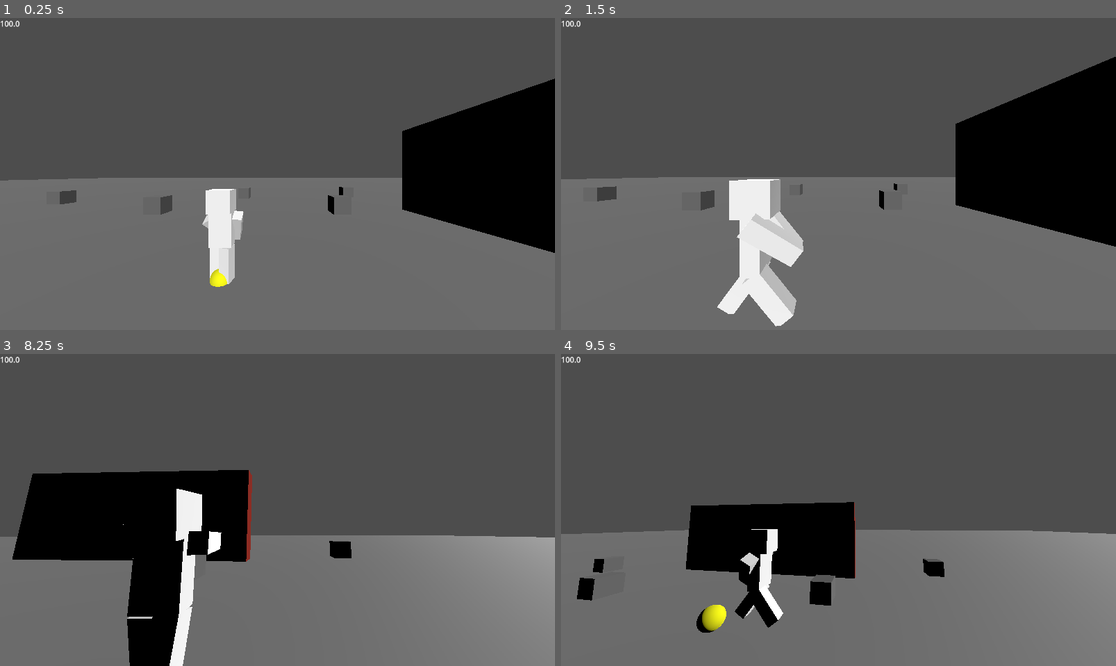
Above: before the commit, frames 1-4 (two rows, left to right).
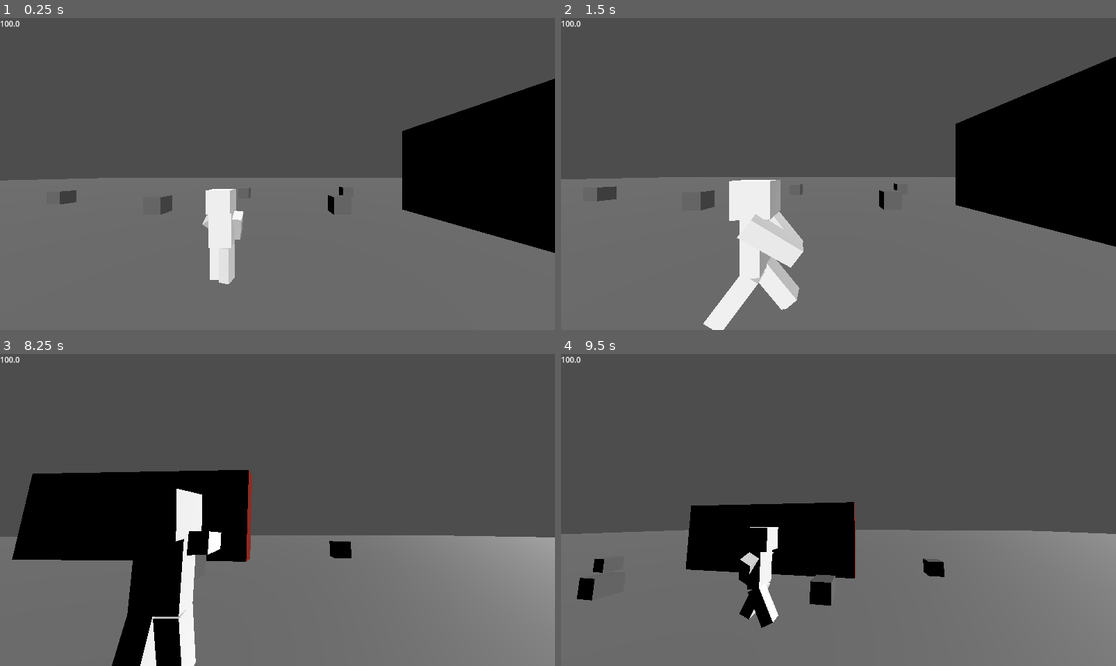
Above: after the commit, the same moments.

Repository: GustLSant/godot-game-componentes
Game: Godot game, scene res://Main.tscn
Two runs of this game, one before a commit and one after it. Both use one fixed random seed, a clock stepped at 60 frames per second and the inputs below.
Inputs (mouse positions are in pixels of both pictures, inside the frame that each line leads up to):
- Up to frame 1 (0.25 s): no input
- Up to frame 2 (1.5 s): tap Enter at 0.5 s; move the mouse to (866, 174) at 0.52 s; hold D (MoveRight) 0.53-1.28 s; hold Right mouse button (Aim) 0.53-1.28 s; tap Space (Jump) at 0.77 s; move the mouse to (810, 174) at 1.27 s; hold S (MoveBackwards) from 1.28 s (still down); right-click (810, 174) at 1.35 s
- Up to frame 3 (8.25 s): tap Space (Jump) at 1.52, 3.02, 3.77, 4.52, 6.02, 6.77, 7.52 s; move the mouse to (288, 503) at 2.02 s; release S (MoveBackwards) at 2.03 s; hold Right mouse button (Aim) 2.03-2.78 s; hold D (MoveRight) 2.03-3.53 s; tap V (ChangeCameraMode) at 2.1, 8.1 s; move the mouse to (271, 516) at 2.77 s; tap W (MoveFoward) at 2.85 s; right-click (271, 516) at 3.05 s; move the mouse to (316, 513) at 3.52 s; hold Right mouse button (Aim) 3.53-4.28 s; hold A (MoveLeft) 3.53-5.03 s; click (316, 513) at 3.6 s; move the mouse to (233, 506) at 4.27 s; tap Shift (Sprint) at 4.35 s; right-click (233, 506) at 4.55 s; move the mouse to (283, 510) at 5.02 s; hold S (MoveBackwards) 5.03-5.78 s; hold Right mouse button (Aim) 5.03-5.78 s; tap T (Test) at 5.1 s; move the mouse to (255, 503) at 5.77 s; hold D (MoveRight) 5.78-8.03 s; tap Alt (ToggleCameraSide) at 5.85 s; right-click (255, 503) at 6.05 s; move the mouse to (305, 510) at 6.52 s; hold Right mouse button (Aim) 6.53-7.28 s; move the mouse to (249, 510) at 7.27 s; right-click (249, 510) at 7.35 s; move the mouse to (288, 503) at 8.02 s; hold S (MoveBackwards) from 8.03 s (still down); hold Right mouse button (Aim) from 8.03 s (still down)
- Up to frame 4 (9.5 s): move the mouse to (832, 516) at 8.77 s; release S (MoveBackwards) at 8.78 s; release Right mouse button (Aim) at 8.78 s; hold A (MoveLeft) from 8.78 s (still down); tap W (MoveFoward) at 8.85 s; tap Space (Jump) at 9.02 s; right-click (832, 516) at 9.05 s

The runs differ from the first frame. In frame 1, 0.1% of the frame differs, in the area x 37-41%, y 80-87%; in frame 2, 1.4%, in the area x 25-44%, y 51-100%; in frame 3, 1.0%; in frame 4, 0.7%.

Commit message:
aiming blend animation

Diff:
--- a/Components/TpsFpsPlayer/Player.tscn
+++ b/Components/TpsFpsPlayer/Player.tscn
@@ -58,11 +58,6 @@
 blend_shape_mode = 0
 shadow_mesh = SubResource("ArrayMesh_0c6xt")
 
-[sub_resource type="StandardMaterial3D" id="StandardMaterial3D_onxb3"]
-albedo_color = Color(1, 1, 0, 1)
-
-[sub_resource type="SphereMesh" id="SphereMesh_h7fnu"]
-
 [sub_resource type="AnimationNodeAdd2" id="AnimationNodeAdd2_2flhk"]
 filter_enabled = true
 filters = ["origin/Skeleton3D:arm.left", "origin/Skeleton3D:arm.right", "origin/Skeleton3D:shoulders"]
@@ -143,10 +138,12 @@
 
 [sub_resource type="AnimationNodeBlend2" id="AnimationNodeBlend2_1bcx0"]
 
+[sub_resource type="AnimationNodeTimeScale" id="AnimationNodeTimeScale_onxb3"]
+
 [sub_resource type="AnimationNodeTimeScale" id="AnimationNodeTimeScale_pfu5j"]
 
 [sub_resource type="AnimationNodeBlendTree" id="AnimationNodeBlendTree_178ah"]
-graph_offset = Vector2(-207.154, 190.418)
+graph_offset = Vector2(-593.009, 24.6986)
 nodes/Add_Idle_Posture/node = SubResource("AnimationNodeAdd2_2flhk")
 nodes/Add_Idle_Posture/position = Vector2(-213.333, -133.333)
 nodes/Add_Walking_Posture/node = SubResource("AnimationNodeAdd2_vfvm5")
@@ -158,7 +155,7 @@
 "nodes/Animation 3/node" = SubResource("AnimationNodeAnimation_dkwnh")
 "nodes/Animation 3/position" = Vector2(160, 453.333)
 "nodes/Animation 4/node" = SubResource("AnimationNodeAnimation_3l7hy")
-"nodes/Animation 4/position" = Vector2(-506.667, 373.333)
+"nodes/Animation 4/position" = Vector2(-693.333, 346.667)
 nodes/BlendPostures/node = SubResource("AnimationNodeBlendTree_cg3n5")
 nodes/BlendPostures/position = Vector2(-453.333, -53.3333)
 "nodes/BlendPostures 2/node" = SubResource("AnimationNodeBlendTree_0rf3i")
@@ -169,10 +166,12 @@
 nodes/Blend_AimingAngles/position = Vector2(373.333, 480)
 nodes/Blend_Idle_Walking/node = SubResource("AnimationNodeBlend2_1bcx0")
 nodes/Blend_Idle_Walking/position = Vector2(240, 53.3333)
+nodes/TS_Walking/node = SubResource("AnimationNodeTimeScale_onxb3")
+nodes/TS_Walking/position = Vector2(-506.667, 346.667)
 nodes/TimeScale/node = SubResource("AnimationNodeTimeScale_pfu5j")
 nodes/TimeScale/position = Vector2(-453.333, -266.667)
 nodes/output/position = Vector2(1013.33, 400)
-node_connections = [&"Add_Idle_Posture", 0, &"TimeScale", &"Add_Idle_Posture", 1, &"BlendPostures", &"Add_Walking_Posture", 0, &"Animation 4", &"Add_Walking_Posture", 1, &"BlendPostures 2", &"Blend_Aiming", 0, &"Blend_Idle_Walking", &"Blend_Aiming", 1, &"Blend_AimingAngles", &"Blend_AimingAngles", 0, &"Animation 3", &"Blend_AimingAngles", 1, &"Animation 2", &"Blend_Idle_Walking", 0, &"Add_Idle_Posture", &"Blend_Idle_Walking", 1, &"Add_Walking_Posture", &"TimeScale", 0, &"Animation", &"output", 0, &"Blend_Aiming"]
+node_connections = [&"Add_Idle_Posture", 0, &"TimeScale", &"Add_Idle_Posture", 1, &"BlendPostures", &"Add_Walking_Posture", 0, &"TS_Walking", &"Add_Walking_Posture", 1, &"BlendPostures 2", &"Blend_Aiming", 0, &"Blend_Idle_Walking", &"Blend_Aiming", 1, &"Blend_AimingAngles", &"Blend_AimingAngles", 0, &"Animation 3", &"Blend_AimingAngles", 1, &"Animation 2", &"Blend_Idle_Walking", 0, &"Add_Idle_Posture", &"Blend_Idle_Walking", 1, &"Add_Walking_Posture", &"TS_Walking", 0, &"Animation 4", &"TimeScale", 0, &"Animation", &"output", 0, &"Blend_Aiming"]
 
 [node name="Player" type="CharacterBody3D"]
 collision_layer = 8
@@ -292,27 +291,22 @@
 [node name="PivotRefRot" type="Marker3D" parent="Body"]
 metadata/_edit_lock_ = true
 
-[node name="MeshInstance3D" type="MeshInstance3D" parent="Body"]
-transform = Transform3D(0.5, 0, 0, 0, 0.5, 0, 0, 0, 0.5, 0, 0, 0)
-material_override = SubResource("StandardMaterial3D_onxb3")
-mesh = SubResource("SphereMesh_h7fnu")
-skeleton = NodePath("../PivotRefRot")
-
 [node name="PivotRotation" type="Marker3D" parent="Body"]
 metadata/_edit_lock_ = true
 
 [node name="blockbench_export" parent="Body/PivotRotation" instance=ExtResource("6_br1xv")]
 
 [node name="Skeleton3D" parent="Body/PivotRotation/blockbench_export/origin" index="0"]
-bones/0/position = Vector3(0, -0.00648148, 0)
-bones/2/position = Vector3(0, 0.631358, 0)
-bones/2/rotation = Quaternion(0.258819, 0, 0, 0.965926)
+bones/1/rotation = Quaternion(-0.0338117, 0, 0, 0.999428)
+bones/2/position = Vector3(0, 0.598279, 0)
+bones/2/rotation = Quaternion(0.300706, 0, 0, 0.953717)
 bones/4/position = Vector3(0.09375, -0.046875, -0.034375)
 bones/4/rotation = Quaternion(0, 0, 0.300706, 0.953717)
 bones/5/position = Vector3(0.4375, -0.0625, -0.0625)
 bones/5/rotation = Quaternion(0, 0, -0.0871557, 0.996195)
-bones/8/rotation = Quaternion(-0.0264635, 0, 0, 0.99965)
-bones/9/rotation = Quaternion(0.0264635, 0, 0, 0.99965)
+bones/9/position = Vector3(0.125, 0, 0.03125)
+bones/9/rotation = Quaternion(0, -0.130526, 0, 0.991445)
+bones/10/position = Vector3(-0.125, 0, -0.09375)
 
 [node name="AnimationPlayer" parent="Body/PivotRotation/blockbench_export" index="1"]
 autoplay = "TPose"
@@ -330,7 +324,8 @@
 "parameters/BlendPostures 2/TimeScale 2/scale" = 1.0
 parameters/Blend_Aiming/blend_amount = 0
 parameters/Blend_AimingAngles/blend_amount = 0.5
-parameters/Blend_Idle_Walking/blend_amount = 1.0
+parameters/Blend_Idle_Walking/blend_amount = 0.0
+parameters/TS_Walking/scale = 1.0
 parameters/TimeScale/scale = 0.5
 
 [node name="Label" type="Label" parent="."]
--- a/Components/TpsFpsPlayer/PlayerBody.gd
+++ b/Components/TpsFpsPlayer/PlayerBody.gd
@@ -36,7 +36,6 @@
 		#var targetBodyRotationY:float = (tpsCamera.pivotRot.rotation.y * int(player.isMoving)) + (pivotRot.rotation.y * int(player.isStandingStill))
 		if(player.isMoving):
 			pivotRefRot.look_at(player.global_position + player.vecMovement.normalized())
-			$MeshInstance3D.global_position = player.global_position + player.vecMovement.normalized()
 		var targetBodyRotationY:float = (
 			pivotRot.rotation.y * int(player.isStandingStill) +
 			pivotRefRot.rotation.y * int(player.isMoving)
@@ -54,6 +53,7 @@
 
 	blendAiming = lerp(blendAiming, float(int(player.isAiming)), BLEND_TRANSITION_SPEED_FACTOR*delta)
 
+	animTree["parameters/TS_Walking/scale"] = 1.0 - (0.5 * int(player.isAiming))
 	animTree["parameters/Blend_AimingAngles/blend_amount"] = (tpsCamera.pivotRot.rotation_degrees.x / 60.0) / 2.0 + 0.5
 
 	animTree["parameters/Blend_Idle_Walking/blend_amount"] = blendIdleToWalking
--- a/project.godot
+++ b/project.godot
@@ -85,5 +85,5 @@
 [physics]
 
 3d/run_on_separate_thread=true
-3d/physics_engine="JoltPhysics3D"
+3d/physics_engine="Jolt Physics"
 jolt_3d/collisions/areas_detect_static_bodies=true
Not shown: 1 places in Components/TpsFpsPlayer/Player.tscn that only renumber resources
Not shown, changed: Meshs/PlayerBody.gltf
Not shown, changed: BlockbenchProjects/PlayerBody.bbmodel
